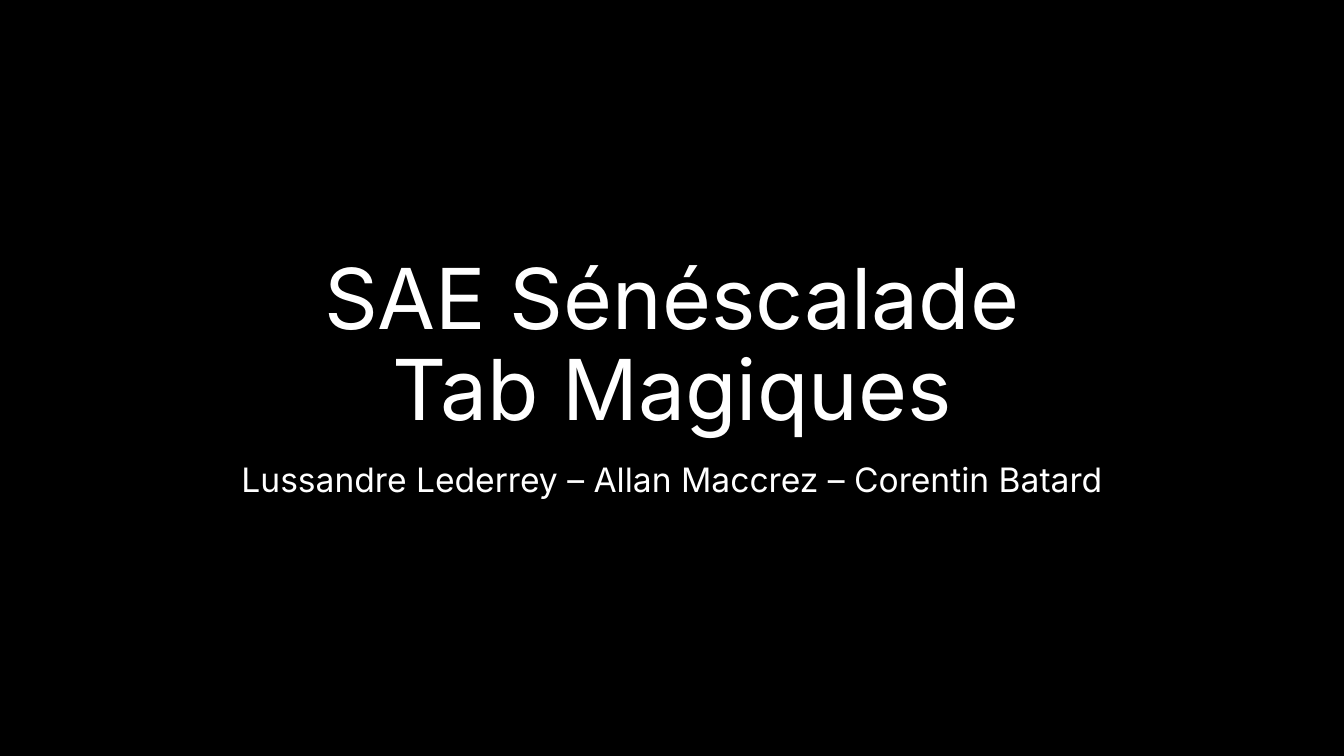
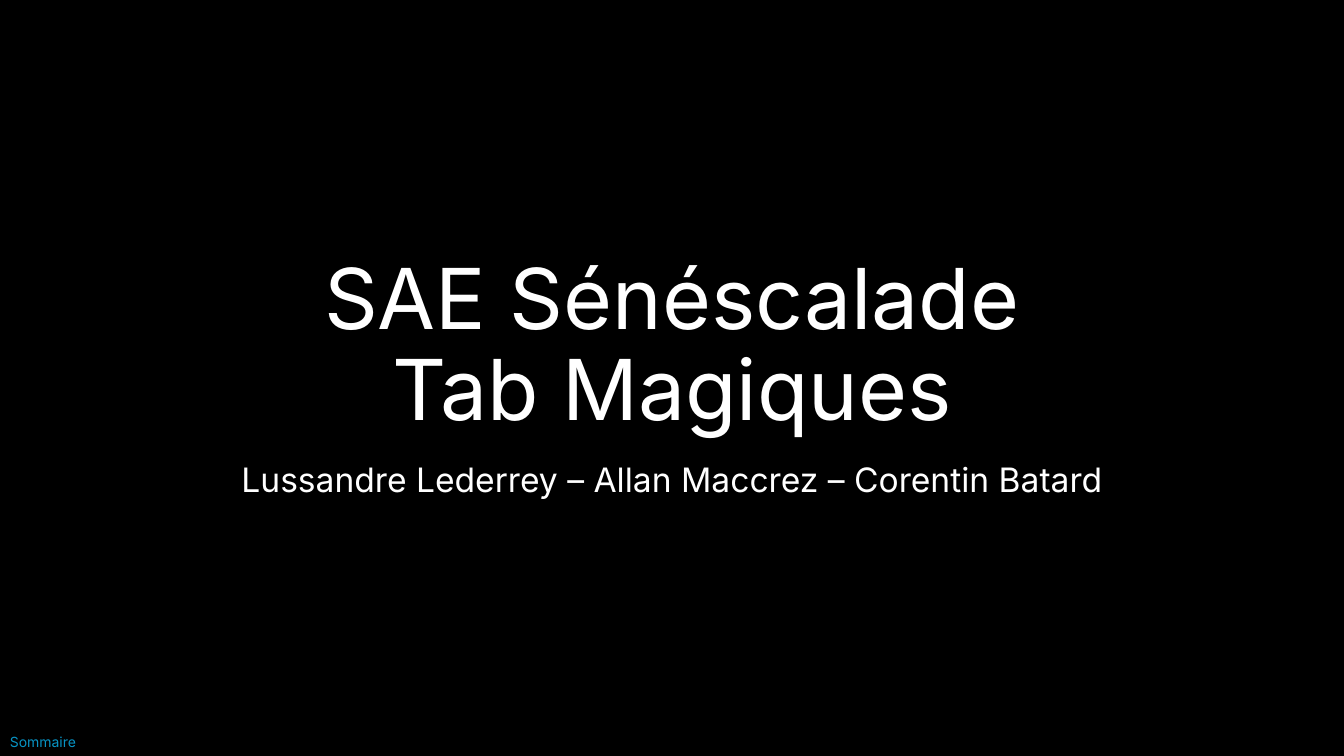
Before and after one commit to EDM115-org/Senescalade, a slide deck: slide 1 of Organisation/Rendus/Présentation Janvier 2024.pptx. Drawn at 1344x756 pixels with LibreOffice and Linux fonts; fonts in the diff are those of the drawing; background and template pictures are left out. Boxes give left, top, right and bottom in pixels: in the first picture for what was removed or moved away, otherwise in the second. Text is boxed around its words. In the diff, an @@ line names an element or a change of style, - is before the commit and + after.

```diff
--- a/Organisation/Rendus/Présentation Janvier 2024.pptx
+++ b/Organisation/Rendus/Présentation Janvier 2024.pptx
@@ text added at <box>10,736,76,747</box>, 10 pt, text #0893C4 @@
+Sommaire
```
Also in this commit, not shown: 4 other slides changed, 4 slides added, 2 slides removed.
